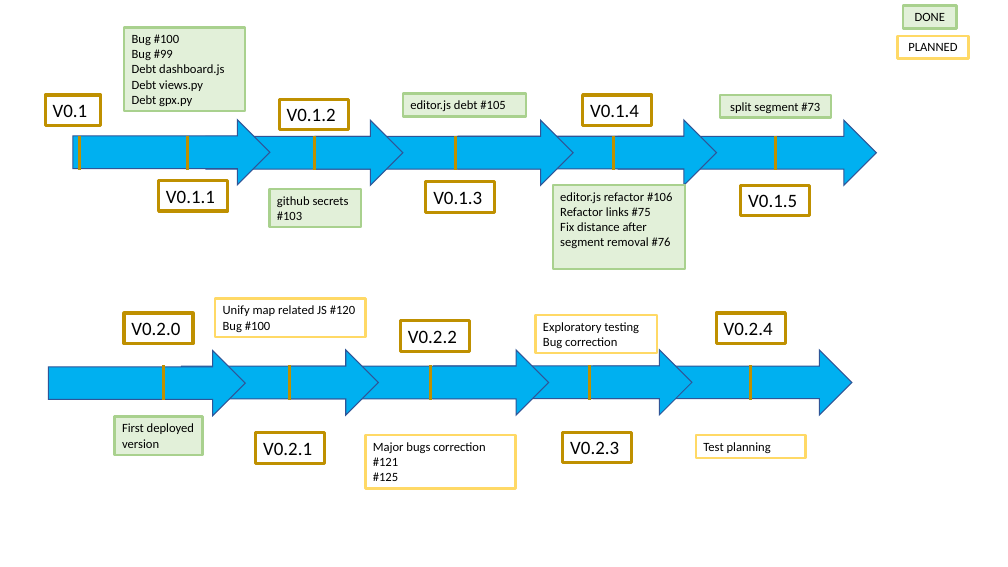
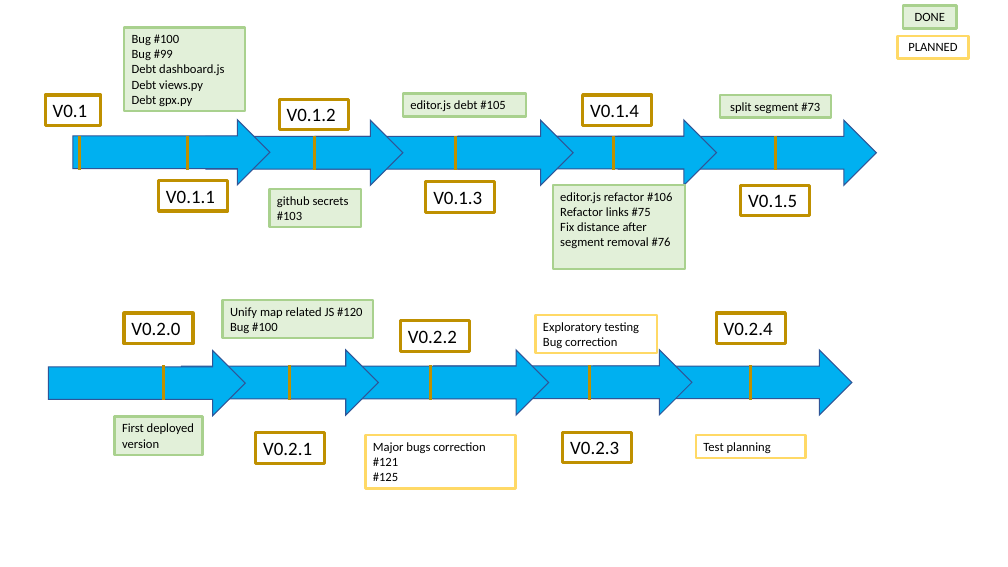
Before and after one commit to TrackEditor/TrackEditorWeb, a slide deck: slide 1 of docs/roadmap.pptx. Drawn at 1008x567 pixels with LibreOffice and Linux fonts; fonts in the diff are those of the drawing. Boxes give left, top, right and bottom in pixels: in the first picture for what was removed or moved away, otherwise in the second. Text is boxed around its words. In the diff, an @@ line names an element or a change of style, - is before the commit and + after.

```diff
--- a/docs/roadmap.pptx
+++ b/docs/roadmap.pptx
@@ rectangle "Unify map related JS #120": place and size @@
-rectangle "Unify map related JS #120" at (216, 299, 366, 337)
+rectangle "Unify map related JS #120" at (222, 300, 373, 338)
@@ rectangle "Unify map related JS #120" at (222, 300, 373, 338): fill none to #E2F0D9; outline #FFD966 2.25 pt to #A9D18E 2.25 pt @@
```
Also in this commit, not shown: 2 other files.
